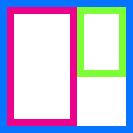
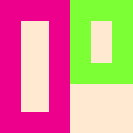
Two versions of the same layered image (w=133, h=133). Layer-by-layer changes:
renamed "Rectangle 3" to "Rectangle 5", painted on it over [70,0,133,84]
renamed "Rectangle 2" to "Rectangle 4", painted on it over [0,0,77,133]
removed layer "Rectangle 1" over [0,0,133,133]
painted on "Layer 1" over [0,0,133,133]
